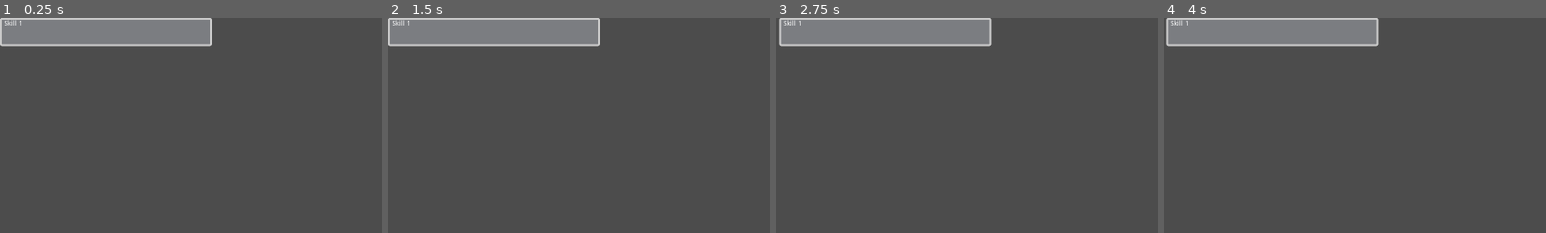
Above: before the commit, frames 1-4 (left to right).
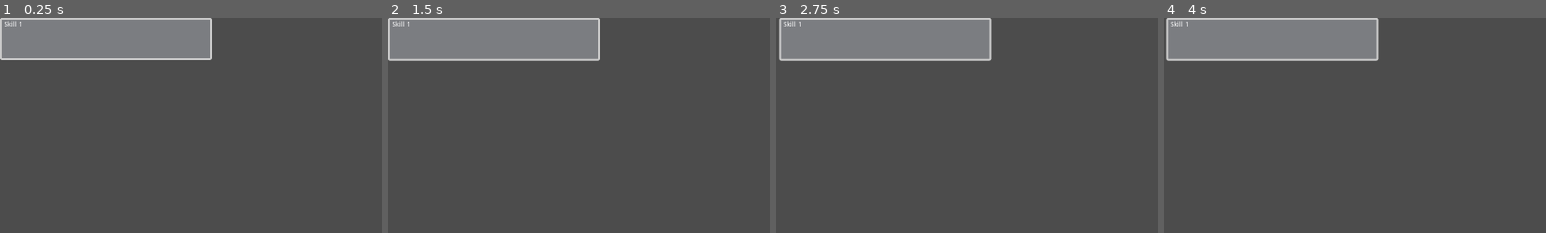
Above: after the commit, the same moments.

Repository: Clovisindo/CV-Please
Game: Godot game, scene res://scenes/game/items/curriculum/skill_panel.tscn
Same seed, same stepped clock (60 frames per second), same inputs: the game is played once before the commit and once after it. This scene is started directly instead of the project's main scene. The engine's default icon, where the game draws it, is replaced by a stand-in: a white triangle on a blue panel in a dark square.
Inputs (mouse positions are % of the whole screen's width and height, from its top left):
- Up to frame 1 (0.25 s): no input
- Up to frame 2 (1.5 s): tap Enter at 0.5 s; move the mouse to (14, 3) at 0.52 s; click (14, 3) at 0.67 s; move the mouse to (30, 55) at 1.27 s; click (30, 55) at 1.42 s
- Up to frame 3 (2.75 s): move the mouse to (60, 28) at 2.02 s; click (60, 28) at 2.17 s
- Up to frame 4 (4 s): move the mouse to (45, 70) at 2.77 s; click (45, 70) at 2.92 s; move the mouse to (80, 65) at 3.52 s; click (80, 65) at 3.67 s
The pictures show only the part of the screen within x 0-50%, y 0-50%; the shares and areas given below are measured in that part.

The runs differ from the first frame. In frame 1, 4.0% of the frame differs, in the area x 0-56%, y 0-20%; in frame 2, 4.2%; in frame 3, 4.3%, in the area x 0-57%, y 0-20%; in frame 4, 4.3%.

Commit message:
fondo de pantalla y adaptaciones resolucion
 Se muestra el fondo de pantalla acordado.
Los elementos de la UI se colocan correctamente en el fondo ajustado a la resolución.
Los elementos dentro del panel se ajustan a su propio tamaño de texto y rellenarse de arriba a abajo , en vez de expandirse y rellenar todo.

Diff:
--- a/project.godot
+++ b/project.godot
@@ -286,6 +286,8 @@
 
 window/size/width=1600
 window/size/height=900
+window/stretch/mode="viewport"
+window/stretch/aspect="keep"
 
 [gui]
 
--- a/scenes/game/items/curriculum/skill_panel.gd
+++ b/scenes/game/items/curriculum/skill_panel.gd
@@ -65,7 +65,13 @@
 
 
 func _process(delta):
+	_set_size_by_text();
 	if current_status == SkillStatus.SELECTED:
 		if rect_position.x >= x_limit || rect_position.x <= -1:
 			velocity *= -1
 		rect_position.x += velocity * delta
+
+
+func _set_size_by_text():
+	get_node(".").rect_size.y = get_node("SkillText").rect_size.y + 16
+	get_node(".").rect_min_size.y = get_node(".").rect_size.y
--- a/scenes/game/items/curriculum/skill_panel.tscn
+++ b/scenes/game/items/curriculum/skill_panel.tscn
@@ -17,7 +17,8 @@
 anchor_right = 0.277344
 anchor_bottom = 0.065
 size_flags_horizontal = 3
-size_flags_vertical = 3
+size_flags_vertical = 2
+size_flags_stretch_ratio = 0.0
 custom_styles/panel = SubResource( 2 )
 script = ExtResource( 1 )
 __meta__ = {
@@ -33,9 +34,13 @@
 rect_clip_content = false
 mouse_filter = 2
 size_flags_horizontal = 3
-size_flags_vertical = 3
+size_flags_vertical = 2
+size_flags_stretch_ratio = 0.0
 tab_size = 11
-text = "Skill 1"
+text = "Skill 1
+
+"
+scroll_active = false
 __meta__ = {
 "_edit_use_anchors_": true
 }
--- a/scenes/game/items/job_offer/job_requisite.gd
+++ b/scenes/game/items/job_offer/job_requisite.gd
@@ -64,7 +64,13 @@
 
 
 func _process(delta):
+	_set_size_by_text()
 	if current_status == JobOfferStatus.SELECTED:
 		if rect_position.x <= x_limit || rect_position.x >= 1:
 			velocity *= -1
 		rect_position.x += velocity * delta
+
+
+func _set_size_by_text():
+	get_node(".").rect_size.y = get_node("RequisiteText").rect_size.y + 16
+	get_node(".").rect_min_size.y = get_node(".").rect_size.y
--- a/scenes/game/items/job_offer/job_requisite.tscn
+++ b/scenes/game/items/job_offer/job_requisite.tscn
@@ -17,7 +17,8 @@
 anchor_right = 0.277344
 anchor_bottom = 0.065
 size_flags_horizontal = 3
-size_flags_vertical = 3
+size_flags_vertical = 2
+size_flags_stretch_ratio = 0.0
 custom_styles/panel = SubResource( 2 )
 script = ExtResource( 1 )
 __meta__ = {
--- a/scenes/main/main.tscn
+++ b/scenes/main/main.tscn
@@ -1,9 +1,14 @@
-[gd_scene load_steps=6 format=2]
+[gd_scene load_steps=8 format=2]
 
 [ext_resource path="res://scenes/main/game_manager.gd" type="Script" id=1]
 [ext_resource path="res://scenes/game/characters/applicant/applicant.tscn" type="PackedScene" id=2]
 [ext_resource path="res://scenes/game/ui/decision_applicant/decision_applicant.tscn" type="PackedScene" id=3]
 [ext_resource path="res://scenes/game/ui/interaction_dialog/interaction_dialog.tscn" type="PackedScene" id=4]
+[ext_resource path="res://assets/sprites/UI/Main_scene_bg.PNG" type="Texture" id=5]
+
+[sub_resource type="StyleBoxTexture" id=2]
+texture = ExtResource( 5 )
+region_rect = Rect2( 0, 0, 956, 548 )
 
 [sub_resource type="StyleBoxFlat" id=1]
 bg_color = Color( 0.00784314, 0, 0, 0 )
@@ -15,38 +20,37 @@
 interaction_dialog_scene = ExtResource( 4 )
 
 [node name="MainScene" type="Panel" parent="."]
-margin_right = 1023.0
-margin_bottom = 598.0
+margin_right = 1600.0
+margin_bottom = 900.0
+custom_styles/panel = SubResource( 2 )
 
 [node name="InteractionDialogContainer" type="PanelContainer" parent="MainScene"]
-anchor_left = 0.0244379
-anchor_top = 0.605351
-anchor_right = 0.764418
-anchor_bottom = 0.971572
-__meta__ = {
-"_edit_use_anchors_": true
-}
+anchor_left = 0.5
+anchor_top = 0.5
+anchor_right = 0.5
+anchor_bottom = 0.5
+margin_left = -378.45
+margin_top = 200.0
+margin_right = 378.549
+margin_bottom = 419.0
 
 [node name="CVContainer" type="PanelContainer" parent="MainScene"]
-anchor_right = 1.0
-anchor_bottom = 1.0
 margin_left = 25.0
 margin_top = 19.0
-margin_right = -798.0
-margin_bottom = -279.0
+margin_right = 525.0
+margin_bottom = 619.0
 
 [node name="JobOfferContainer" type="PanelContainer" parent="MainScene"]
-anchor_right = 1.0
-anchor_bottom = 1.0
-margin_left = 347.0
+margin_left = 678.0
 margin_top = 19.0
-margin_right = -476.0
-margin_bottom = -279.0
+margin_right = 1178.0
+margin_bottom = 619.0
 
 [node name="ApplicantContainer" type="PanelContainer" parent="MainScene"]
-anchor_left = 0.780059
+anchor_left = 1.0
 anchor_right = 1.0
-anchor_bottom = 0.782609
+margin_left = -225.0
+margin_bottom = 468.0
 
 [node name="VBoxContainer" type="VBoxContainer" parent="MainScene/ApplicantContainer"]
 margin_left = 7.0
@@ -55,26 +59,32 @@
 margin_bottom = 461.0
 
 [node name="DecisionApplContainer" type="PanelContainer" parent="MainScene"]
-anchor_left = 0.77
-anchor_top = 0.153846
-anchor_right = 0.868
-anchor_bottom = 0.321
-margin_left = 10.29
-margin_top = 388.0
-margin_right = 12.036
-margin_bottom = 388.042
+anchor_left = 1.0
+anchor_top = 1.0
+anchor_right = 1.0
+anchor_bottom = 1.0
+margin_left = -365.0
+margin_top = -221.0
+margin_right = -206.454
+margin_bottom = -70.5194
 custom_styles/panel = SubResource( 1 )
 
 [node name="EndWorkingDayButton" type="Button" parent="MainScene"]
-margin_left = 924.0
-margin_top = 480.0
-margin_right = 1018.0
-margin_bottom = 580.0
+anchor_left = 1.0
+anchor_top = 1.0
+anchor_right = 1.0
+anchor_bottom = 1.0
+margin_left = -163.0
+margin_top = -157.0
+margin_right = -69.0
+margin_bottom = -57.0
 text = "Terminar Día"
 
 [node name="CurrentMonth" type="RichTextLabel" parent="MainScene"]
 anchor_left = 0.5
 anchor_right = 0.5
 margin_left = -68.0
+margin_top = 7.0
 margin_right = 68.0
-margin_bottom = 36.0
+margin_bottom = 43.0
+custom_colors/default_color = Color( 0, 0, 0, 1 )
--- a/scenes/main/test UI resize.tscn
+++ b/scenes/main/test UI resize.tscn
@@ -1,6 +1,6 @@
 [gd_scene load_steps=4 format=2]
 
-[ext_resource path="res://assets/sprites/UI/test fondo.PNG" type="Texture" id=2]
+[ext_resource path="res://assets/sprites/UI/Main_scene_bg.PNG" type="Texture" id=2]
 
 [sub_resource type="StreamTexture" id=2]
 flags = 4
Renamed: assets/sprites/UI/test fondo.PNG -> assets/sprites/UI/Main_scene_bg.PNG
Not shown, changed: assets/sprites/UI/Main_scene_bg.PNG.import
